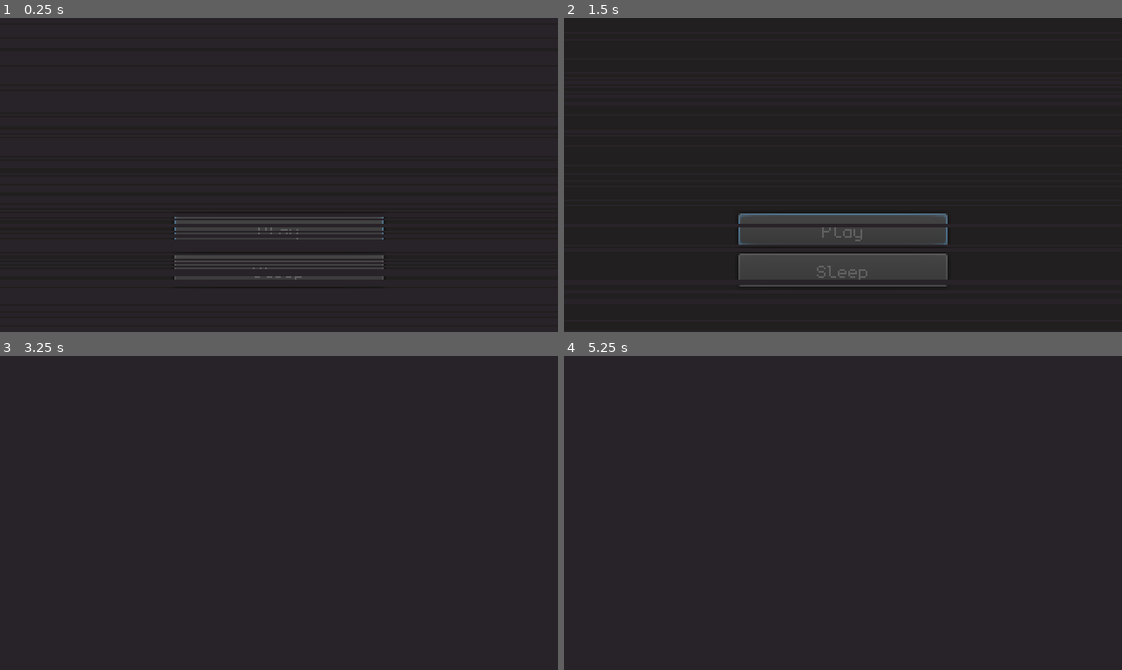
Above: before the commit, frames 1-4 (two rows, left to right).
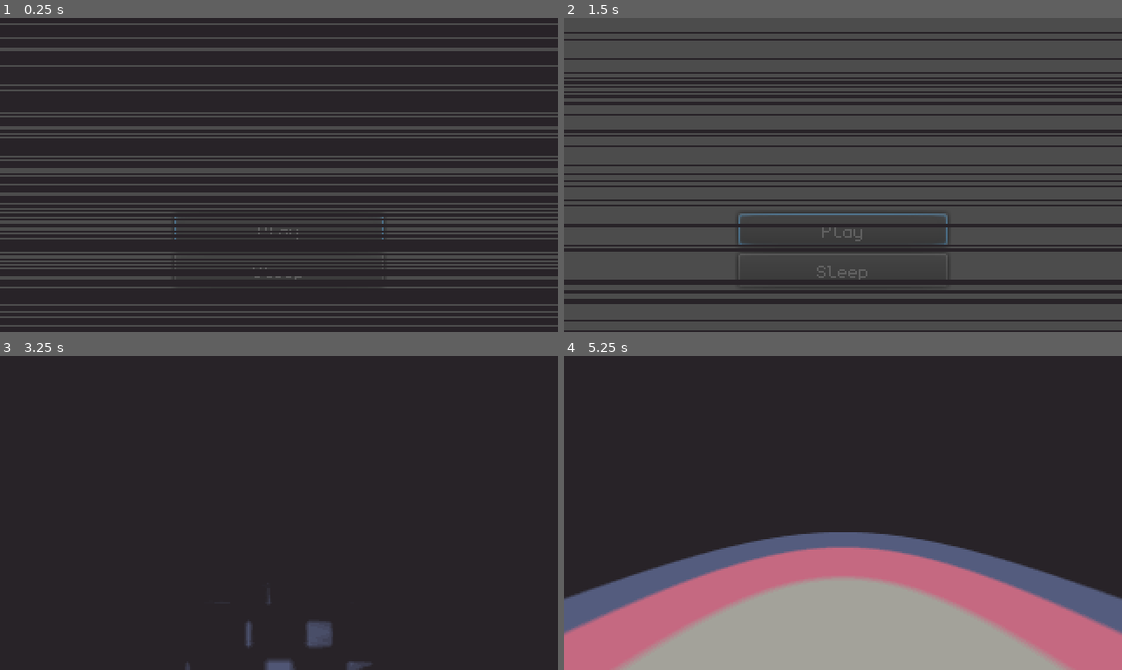
Above: after the commit, the same moments.

Repository: Kapendev/monologos
Game: Godot game, scene res://src/Main.tscn
Same seed, same stepped clock (60 frames per second), same inputs: the game is played once before the commit and once after it.
Inputs:
- Up to frame 1 (0.25 s): no input
- Up to frame 2 (1.5 s): hold Up (ui_up) 0.53-1.25 s; click "Play" at 1.25 s
- Up to frame 3 (3.25 s): tap Enter at 2.75 s; hold Up (ui_up) from 2.78 s (still down)
- Up to frame 4 (5.25 s): release Up (ui_up) at 4.28 s

The runs differ from the first frame. In frame 1, 22% of the frame differs, in the area x 0-100%, y 1-99%; in frame 2, 72%, in the area x 0-100%, y 0-100%; in frame 3, 0.7%; in frame 4, 36%.

Commit message:
optimized drawing and new effect

Diff:
--- /dev/null
+++ b/game_env.tres
@@ -0,0 +1,14 @@
+[gd_resource type="Environment" format=2]
+
+[resource]
+background_mode = 1
+ambient_light_color = Color( 1, 1, 1, 1 )
+fog_enabled = true
+fog_color = Color( 0, 0, 0, 1 )
+fog_sun_color = Color( 0, 0, 0, 1 )
+fog_depth_begin = 0.0
+fog_depth_end = 10.0
+adjustment_enabled = true
+adjustment_brightness = 0.92
+adjustment_contrast = 1.99
+adjustment_saturation = 0.01
--- a/project.godot
+++ b/project.godot
@@ -44,5 +44,4 @@
 quality/driver/driver_name="GLES2"
 vram_compression/import_etc=true
 vram_compression/import_etc2=false
-environment/default_clear_color=Color( 0.13, 0.12, 0.12, 1 )
 environment/default_environment="res://default_env.tres"
--- a/src/Lib.gd
+++ b/src/Lib.gd
@@ -1,11 +1,7 @@
-const BLACK := Color("#282328")
-const YELLOW := Color(0.93, 0.92, 0.73)
-const PURPLE := Color(0.45, 0.47, 0.71)
-const PINK := Color(0.67, 0.44, 0.69)
-const GREY := Color(0.43, 0.43, 0.43)
-const GREEN := Color(0.65, 0.87, 0.58)
-const RED := Color(0.66, 0.43, 0.4)
-const BLUE := Color(0.61, 0.8, 0.84)
+const C1 := Color("#282328")
+const C2 := Color("#545c7e")
+const C3 := Color("#c56981")
+const C4 := Color("#a3a29a")
 
 class Grid:
 	var size := Vector2()
--- /dev/null
+++ b/src/gameplay/GameLevel.gd
@@ -0,0 +1,7 @@
+extends Node
+
+onready var game_map := $GameMap
+
+func _input(event) -> void:
+	if event.is_action_pressed("ui_up"):
+		game_map.move()
--- a/src/gameplay/GameLevel.tscn
+++ b/src/gameplay/GameLevel.tscn
@@ -1,76 +1,9 @@
-[gd_scene load_steps=9 format=2]
+[gd_scene load_steps=3 format=2]
 
-[ext_resource path="res://assets/sprites/floor0.png" type="Texture" id=1]
-[ext_resource path="res://assets/sprites/bittersweet.png" type="Texture" id=2]
-[ext_resource path="res://src/ui/LineScreen.tscn" type="PackedScene" id=3]
+[ext_resource path="res://src/gameplay/GameMap.tscn" type="PackedScene" id=2]
+[ext_resource path="res://src/gameplay/GameLevel.gd" type="Script" id=4]
 
-[sub_resource type="PlaneMesh" id=1]
-size = Vector2( 33, 33 )
+[node name="GameLevel" type="Node"]
+script = ExtResource( 4 )
 
-[sub_resource type="SpatialMaterial" id=2]
-albedo_texture = ExtResource( 1 )
-uv1_scale = Vector3( 30, 30, 30 )
-
-[sub_resource type="Environment" id=3]
-background_mode = 1
-ambient_light_color = Color( 1, 1, 1, 1 )
-fog_enabled = true
-fog_color = Color( 0, 0, 0, 1 )
-fog_sun_color = Color( 0, 0, 0, 1 )
-fog_depth_begin = 0.0
-fog_depth_end = 10.0
-adjustment_enabled = true
-adjustment_brightness = 0.92
-adjustment_contrast = 1.99
-adjustment_saturation = 0.01
-
-[sub_resource type="Shader" id=4]
-code = "// Made by Fernando Brandt
-
-shader_type canvas_item;
-
-uniform bool flip ;
-uniform sampler2D gradient : hint_black; // It can be whatever palette you want
-
-
-void fragment(){
-	vec4 col = texture(SCREEN_TEXTURE,SCREEN_UV);
-
-	float lum = dot(col.rgb,vec3(0.2126,0.7152,0.0722)); // luminance
-
-
-	col = texture(gradient,vec2(abs(float(flip) - lum),0));
-
-
-	COLOR = col;
-}"
-
-[sub_resource type="ShaderMaterial" id=5]
-shader = SubResource( 4 )
-shader_param/flip = null
-shader_param/gradient = ExtResource( 2 )
-
-[node name="GameLevel" type="Spatial"]
-
-[node name="Ground" type="MeshInstance" parent="."]
-mesh = SubResource( 1 )
-material/0 = SubResource( 2 )
-
-[node name="Camera" type="Camera" parent="."]
-transform = Transform( 1, 0, 0, 0, 0.965926, 0.258819, 0, -0.258819, 0.965926, 0, 2, 0 )
-fov = 90.0
-
-[node name="WorldEnvironment" type="WorldEnvironment" parent="."]
-environment = SubResource( 3 )
-
-[node name="ColorRect" type="ColorRect" parent="."]
-material = SubResource( 5 )
-anchor_right = 1.0
-anchor_bottom = 1.0
-
-[node name="LineScreen" parent="." instance=ExtResource( 3 )]
-margin_right = 0.0
-margin_bottom = 0.0
-can_autostart = true
-hide_speed = 2
-show_speed = 2
+[node name="GameMap" parent="." instance=ExtResource( 2 )]
--- /dev/null
+++ b/src/gameplay/GameMap.gd
@@ -0,0 +1,23 @@
+extends Spatial
+
+const NOISE_TIME := 3
+const STEP_TIME := 0.2
+const STEP := Vector3(0, 0, -1.1)
+
+onready var tween: Tween = $Tween
+onready var camera: Camera = $Camera
+onready var noise: Sprite3D = $Noise
+onready var camera_start_translation: Vector3 = camera.translation
+
+func _ready() -> void:
+	tween.connect("tween_all_completed", self, "on_tween_all_completed")
+	tween.interpolate_property(noise, "opacity", 1.0, 0.0, NOISE_TIME, Tween.TRANS_SINE)
+	tween.start()
+
+func move() -> void:
+	if not tween.is_active():
+		tween.interpolate_property(camera, "translation", camera.translation, camera.translation + STEP, STEP_TIME)
+		tween.start()
+
+func on_tween_all_completed() -> void:
+	camera.translation = camera_start_translation
--- /dev/null
+++ b/src/gameplay/GameMap.tscn
@@ -0,0 +1,69 @@
+[gd_scene load_steps=10 format=2]
+
+[ext_resource path="res://assets/sprites/floor1.png" type="Texture" id=1]
+[ext_resource path="res://assets/sprites/bittersweet.png" type="Texture" id=2]
+[ext_resource path="res://game_env.tres" type="Environment" id=3]
+[ext_resource path="res://src/gameplay/GameMap.gd" type="Script" id=4]
+[ext_resource path="res://assets/sprites/noise.png" type="Texture" id=5]
+
+[sub_resource type="PlaneMesh" id=1]
+size = Vector2( 33, 33 )
+
+[sub_resource type="SpatialMaterial" id=2]
+albedo_texture = ExtResource( 1 )
+uv1_scale = Vector3( 30, 30, 30 )
+
+[sub_resource type="Shader" id=4]
+code = "// Made by Fernando Brandt
+
+shader_type canvas_item;
+
+uniform bool flip ;
+uniform sampler2D gradient : hint_black; // It can be whatever palette you want
+
+
+void fragment(){
+	vec4 col = texture(SCREEN_TEXTURE,SCREEN_UV);
+
+	float lum = dot(col.rgb,vec3(0.2126,0.7152,0.0722)); // luminance
+
+
+	col = texture(gradient,vec2(abs(float(flip) - lum),0));
+
+
+	COLOR = col;
+}"
+
+[sub_resource type="ShaderMaterial" id=5]
+shader = SubResource( 4 )
+shader_param/flip = null
+shader_param/gradient = ExtResource( 2 )
+
+[node name="GameMap" type="Spatial"]
+script = ExtResource( 4 )
+
+[node name="Ground" type="MeshInstance" parent="."]
+mesh = SubResource( 1 )
+material/0 = SubResource( 2 )
+
+[node name="Noise" type="Sprite3D" parent="."]
+transform = Transform( 1, 0, 0, 0, 1, 0, 0, 0, 1, 0, 2, -1.2 )
+modulate = Color( 0.352941, 0.352941, 0.352941, 1 )
+pixel_size = 0.15
+billboard = 1
+shaded = true
+texture = ExtResource( 5 )
+
+[node name="Camera" type="Camera" parent="."]
+transform = Transform( 1, 0, 0, 0, 0.965926, 0.258819, 0, -0.258819, 0.965926, 0, 2, 0 )
+fov = 90.0
+
+[node name="WorldEnvironment" type="WorldEnvironment" parent="."]
+environment = ExtResource( 3 )
+
+[node name="ColorRect" type="ColorRect" parent="."]
+material = SubResource( 5 )
+anchor_right = 1.0
+anchor_bottom = 1.0
+
+[node name="Tween" type="Tween" parent="."]
--- a/src/ui/GameplayUI.tscn
+++ /dev/null
@@ -1,11 +0,0 @@
-[gd_scene load_steps=2 format=2]
-
-[ext_resource path="res://src/ui/Map.tscn" type="PackedScene" id=1]
-
-[node name="GameplayUI" type="Control"]
-anchor_right = 1.0
-anchor_bottom = 1.0
-
-[node name="Map" parent="." instance=ExtResource( 1 )]
-margin_top = 209.0
-margin_bottom = 209.0
--- a/src/ui/LineScreen.gd
+++ b/src/ui/LineScreen.gd
@@ -58,7 +58,7 @@
 	draw_line(
 		Vector2(0, point.y),
 		point,
-		lib.BLACK
+		lib.C1
 	)
 
 func create_points() -> void:
--- a/src/ui/Map.gd
+++ b/src/ui/Map.gd
@@ -1,11 +1,5 @@
 tool
 extends Control
-
-enum Mode {
-	IDLE,
-	SHOW,
-	HIDE,
-}
 
 const lib := preload("res://src/Lib.gd")
 const CELL_SIZE := Vector2(16, 16)
@@ -29,48 +23,40 @@
 		if grid.is_inside(wall):
 			draw_wall(wall)
 
+func x_offset() -> float:
+	return -CELL_SIZE.x * width / 2.0
+
+func y_offset() -> float:
+	return -CELL_SIZE.y * height / 2.0
+
 func draw_h_line(x: int, y: int) -> void:
-	"""Draws a horizontal line from the origin."""
-	var x_offset := -CELL_SIZE.x * width / 2.0
-	var y_offset := -CELL_SIZE.y * height / 2.0
 	draw_line(
-		Vector2(x_offset, y_offset + CELL_SIZE.y * y),
-		Vector2(x_offset + CELL_SIZE.x * x, y_offset + CELL_SIZE.y * y),
-		lib.PURPLE
+		Vector2(x_offset(), y_offset() + CELL_SIZE.y * y),
+		Vector2(x_offset() + CELL_SIZE.x * x, y_offset() + CELL_SIZE.y * y),
+		lib.C3
 	)
 
 func draw_v_line(x: int, y: int) -> void:
-	"""Draws a vertical line from the origin."""
-	var x_offset := -CELL_SIZE.x * width / 2.0
-	var y_offset := -CELL_SIZE.y * height / 2.0
 	draw_line(
-		Vector2(x_offset + CELL_SIZE.x * x + 1, y_offset),
-		Vector2(x_offset + CELL_SIZE.x * x + 1, y_offset + CELL_SIZE.y * y + 1),
-		lib.PURPLE
+		Vector2(x_offset() + CELL_SIZE.x * x + 1, y_offset()),
+		Vector2(x_offset() + CELL_SIZE.x * x + 1, y_offset() + CELL_SIZE.y * y + 1),
+		lib.C3
 )
 
-func draw_actor(actor: Vector2) -> void:
-	var x_offset := -CELL_SIZE.x * width / 2.0
-	var y_offset := -CELL_SIZE.y * height / 2.0
-	var offset := Vector2(x_offset, y_offset)
-	"""Draws an actor."""
-	draw_circle(
-		offset + CELL_SIZE * actor + CELL_SIZE / 2,
-		ACTOR_SIZE,
-		lib.RED
+func draw_wall(wall: Vector2) -> void:
+	draw_rect(
+		Rect2(
+			Vector2(x_offset(), y_offset()) + CELL_SIZE * wall + Vector2(1, 1),
+			CELL_SIZE - Vector2(1, 1)
+		),
+		lib.C3
 	)
 
-func draw_wall(wall: Vector2) -> void:
-	var x_offset := -CELL_SIZE.x * width / 2.0
-	var y_offset := -CELL_SIZE.y * height / 2.0
-	var offset := Vector2(x_offset, y_offset)
-	"""Draws an actor."""
-	draw_rect(
-		Rect2(
-			offset + CELL_SIZE * wall + Vector2(1, 1),
-			CELL_SIZE - Vector2(1, 1)
-		),
-		lib.PURPLE
+func draw_actor(actor: Vector2) -> void:
+	draw_circle(
+		Vector2(x_offset(), y_offset()) + CELL_SIZE * actor + CELL_SIZE / 2,
+		ACTOR_SIZE,
+		lib.C4
 	)
 
 func set_width(new) -> void:
--- a/src/ui/StartMenu.gd
+++ b/src/ui/StartMenu.gd
@@ -17,7 +17,7 @@
 	exit.disabled = false
 
 func on_show_ended() -> void:
-	pass
+	get_tree().change_scene("res://src/gameplay/GameLevel.tscn")
 
 func _on_start_button_down() -> void:
 	start.disabled = true
Binary file removed: assets/sprites/floor0.png
Binary file changed: assets/sprites/floor1.png
Binary file added: assets/sprites/floor4.png
Renamed: assets/sprites/noise0.png -> assets/sprites/noise.png
